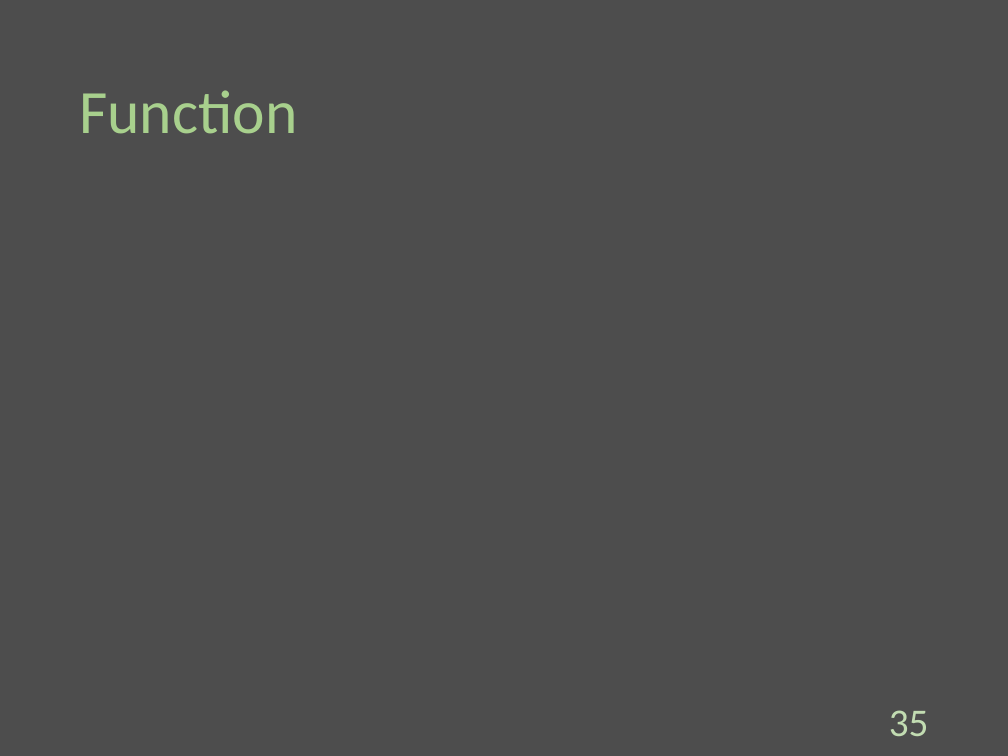
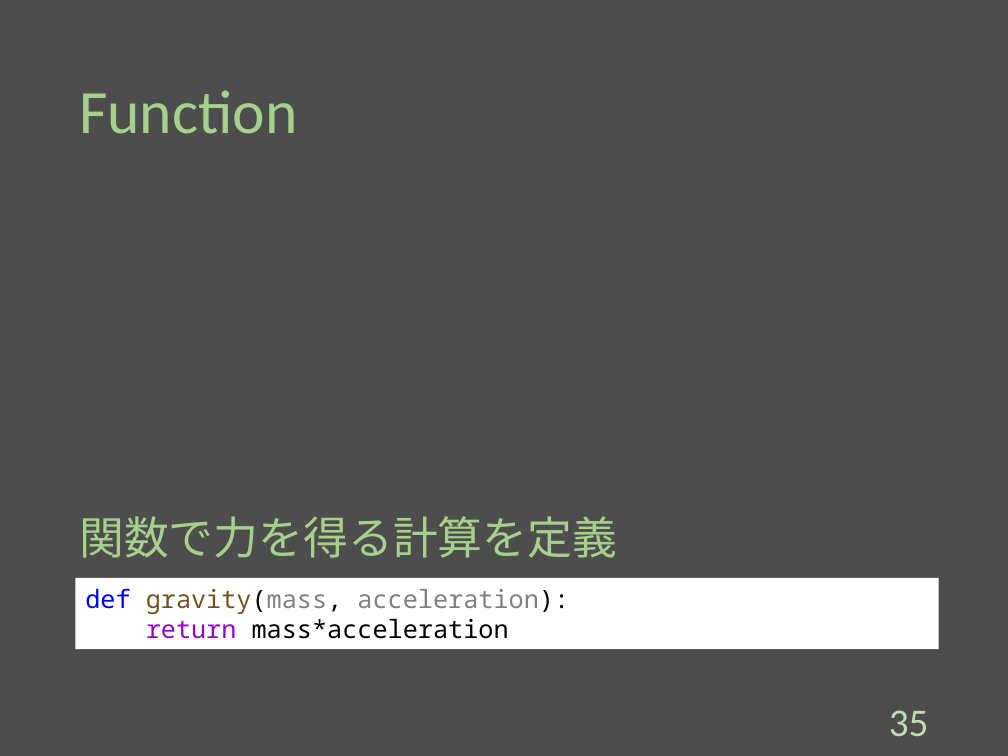
Before and after one commit to Melbeck777/program_seminar, a slide deck: slide 36 of ProgramSlide.pptx. Drawn at 1008x756 pixels with LibreOffice and Linux fonts; fonts in the diff are those of the drawing; grey boxes stand for pictures. Boxes give left, top, right and bottom in pixels: in the first picture for what was removed or moved away, otherwise in the second. Text is boxed around its words. In the diff, an @@ line names an element or a change of style, - is before the commit and + after.

Commit message:
[add]:Add code to function.

```diff
--- a/ProgramSlide.pptx
+++ b/ProgramSlide.pptx
@@ text added at (79,516,617,558), 32 pt, text #A8D08D @@
+関数で力を得る計算を定義
@@ rectangle added at (76,578,938,649), fill #FFFFFF, 18 pt, text #000000 @@
+def gravity(mass, acceleration):
+return mass*acceleration
```
Also in this commit, not shown: 6 other slides changed.
